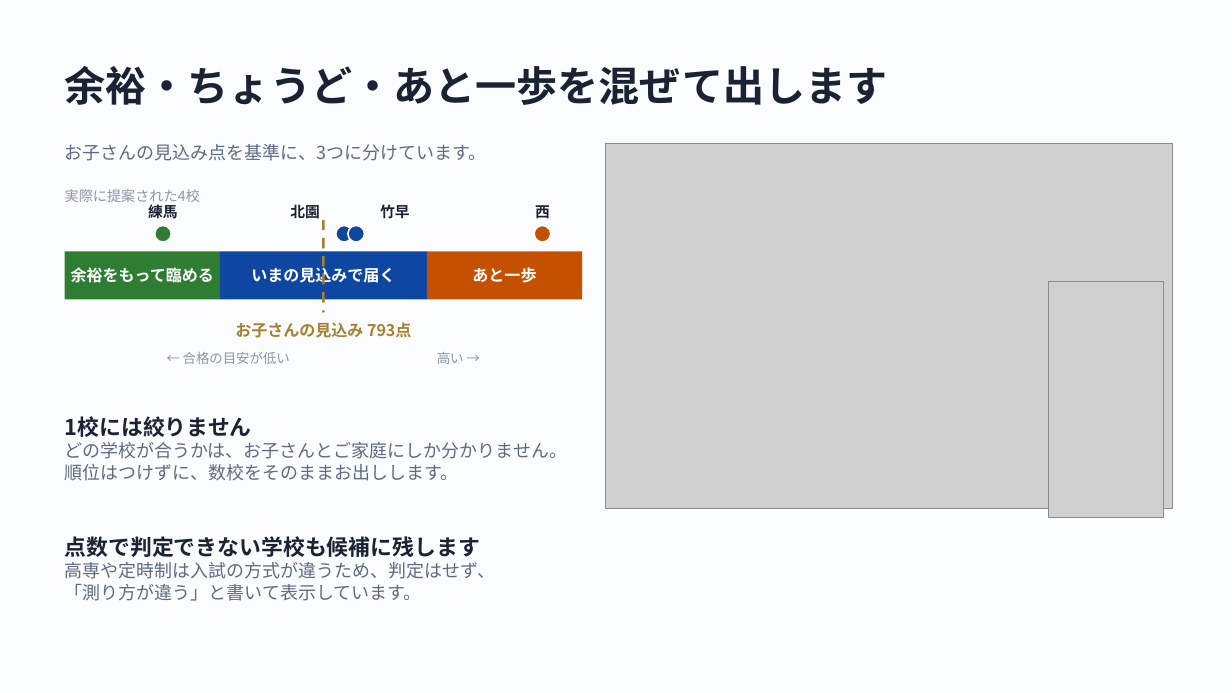
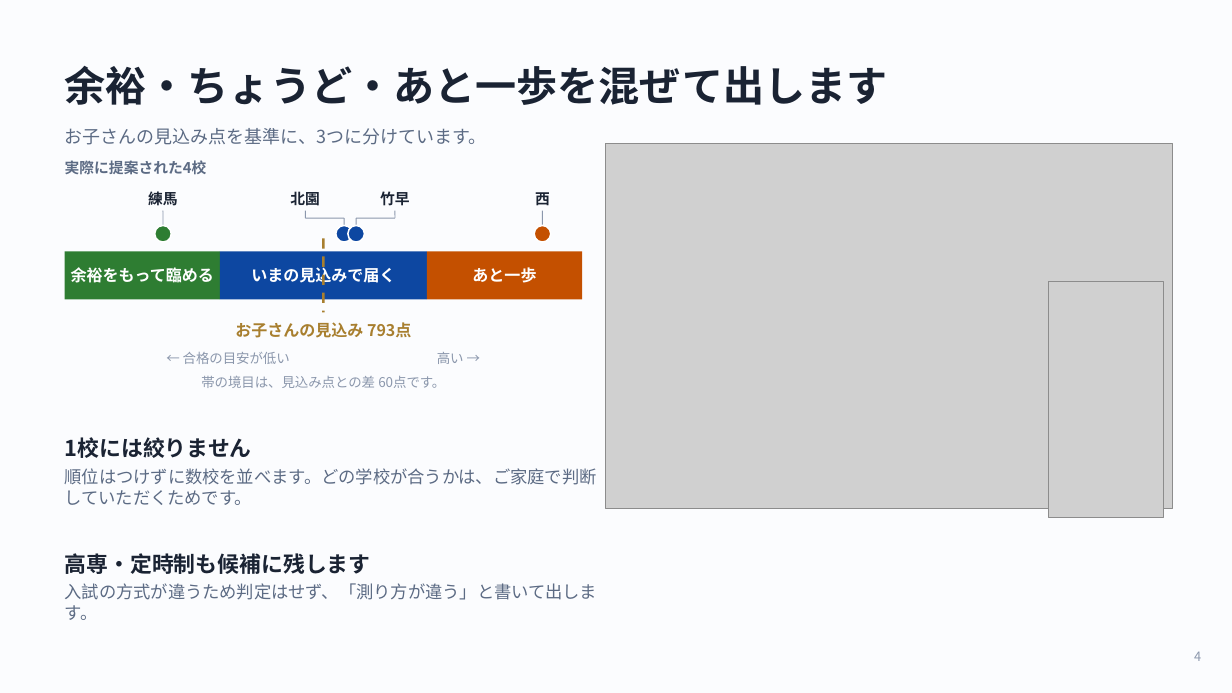
Before and after one commit to Nishi-Taiga/Course_Compass, a slide deck: slide 4 of docs/slides/shinro-compass-slides.pptx. Drawn at 1232x693 pixels with LibreOffice and Linux fonts; fonts in the diff are those of the drawing; grey boxes stand for pictures. Boxes give left, top, right and bottom in pixels: in the first picture for what was removed or moved away, otherwise in the second. Text is boxed around its words. In the diff, an @@ line names an element or a change of style, - is before the commit and + after.

```diff
--- a/docs/slides/shinro-compass-slides.pptx
+++ b/docs/slides/shinro-compass-slides.pptx
@@ text "お子さんの見込み点を基準に、3つに分けています。": place and size @@
-text "お子さんの見込み点を基準に、3つに分けています。" at (65,144,487,161)
+text "お子さんの見込み点を基準に、3つに分けています。" at (65,128,487,145)
@@ text "実際に提案された4校": place and size @@
-text "実際に提案された4校" at (65,189,200,205)
+text "実際に提案された4校" at (65,160,207,175)
@@ text "実際に提案された4校" at (65,160,207,175): size 11 to 11.5 pt, text colour #8B97AC to #5C6B84, bold on @@
@@ 4 texts: place and size @@
-4 texts at (148,202,550,221)
+4 texts at (148,189,550,208)
@@ line added from (163, 211) to (163, 226), #8B97AC 0.75 pt @@
@@ line added from (305, 211) to (305, 218), #8B97AC 0.75 pt @@
@@ line added from (305, 218) to (344, 218), #8B97AC 0.75 pt @@
@@ line moved from (323, 220) - (323, 312) to (323, 238) - (323, 312) @@
@@ line added from (344, 218) to (344, 226), #8B97AC 0.75 pt @@
@@ line added from (356, 218) to (395, 218), #8B97AC 0.75 pt @@
@@ line added from (356, 218) to (356, 226), #8B97AC 0.75 pt @@
@@ line added from (395, 211) to (395, 218), #8B97AC 0.75 pt @@
@@ line added from (543, 211) to (543, 226), #8B97AC 0.75 pt @@
@@ text added at (201,376,445,388), 10.5 pt, text #8B97AC @@
+帯の境目は、見込み点との差 60点です。
@@ text added at (65,437,252,458), 17 pt, text #1A2333, bold @@
+1校には絞りません
@@ text at (65,468,597,505): text changed; size 14 to 13.5 pt @@
-1校には絞りません
-どの学校が合うかは、お子さんとご家庭にしか分かりません。
-順位はつけずに、数校をそのままお出しします。
+順位はつけずに数校を並べます。どの学校が合うかは、ご家庭で判断していただくためです。
@@ text added at (65,553,371,574), 17 pt, text #1A2333, bold @@
+高専・定時制も候補に残します
@@ text at (65,583,598,620): text changed; size 14 to 13.5 pt @@
-点数で判定できない学校も候補に残します
-高専や定時制は入試の方式が違うため、判定はせず、
-「測り方が違う」と書いて表示しています。
+入試の方式が違うため判定はせず、「測り方が違う」と書いて出します。
@@ text added at (1194,651,1201,661), 10 pt, text #8B97AC @@
+4
```
Also in this commit, not shown: 6 other slides changed, 1 other file.
